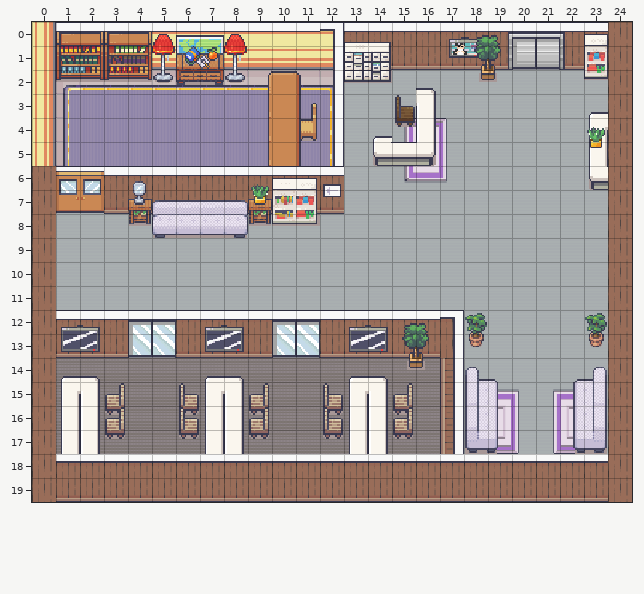
Two versions of a level (Tiled map, assets/mapaOffice/mapaOffice.tmx). That is the earlier state.
Cells are 16x16 px. Shown: x 0..24, y 0..19.
Now the later version:
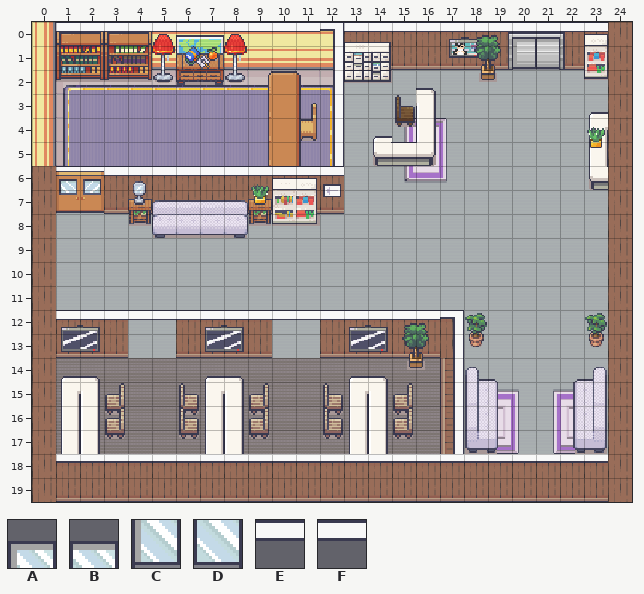
Key: from "decoracao": A 450, B 451, C 466, D 467; from "paredes": E 5 turned 270, F 8 turned 90.
_ is an empty cell.
Tiles of an added or newly shown layer are drawn over the layers below it.
The commit says: fix: corrige a porta no office
Changes in this commit:
Layer "acabamento":
Tile F is gone in row 12 at x 4 to 5 and 10 to 11.
Layer "superiorPorta" (added):
Tile E is added in row 12 at x 4 to 5 and 10 to 11.
Layer "porta":
Tile A is gone in row 12 at x 4 and 10.
Tile B is gone in row 12 at x 5 and 11.
Tile C is gone in row 13 at x 4 and 10.
Tile D is gone in row 13 at x 5 and 11.
